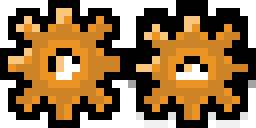
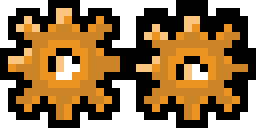
Layers edited between the first and the second (256, 128) image:
painted on "Calque 3" over bbox(128, 72, 256, 128)
